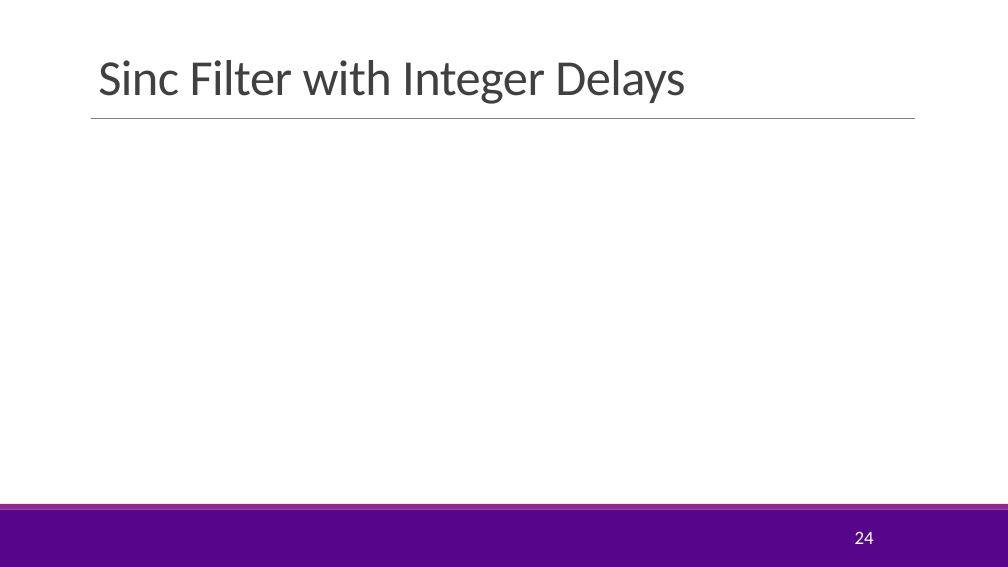
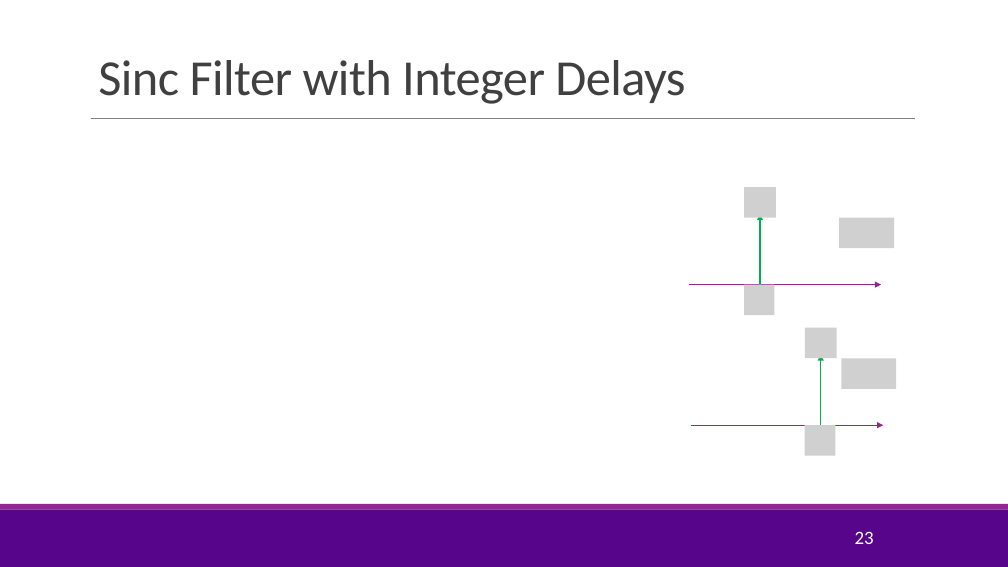
Before and after one commit to sdrangan/wirelesscomm, a slide deck: slide 23 of lectures/Unit03_Fading.pptx (slide 24 before the commit). Drawn at 1008x567 pixels with LibreOffice and Linux fonts; fonts in the diff are those of the drawing; grey boxes stand for pictures; background and template pictures are left out. Boxes give left, top, right and bottom in pixels: in the first picture for what was removed or moved away, otherwise in the second. Text is boxed around its words. In the diff, an @@ line names an element or a change of style, - is before the commit and + after.

```diff
--- a/lectures/Unit03_Fading.pptx
+++ b/lectures/Unit03_Fading.pptx
@@ group added at <box>690,188,895,315</box>: 3 pictures, 2 arrows @@
@@ group added at <box>691,328,897,455</box>: 3 pictures, 2 arrows @@
@@ page number at <box>855,531,874,544</box>: text changed @@
-24
+23
```
Also in this commit, not shown: 15 other slides changed, 13 slides added, 6 slides removed, 11 other files.
